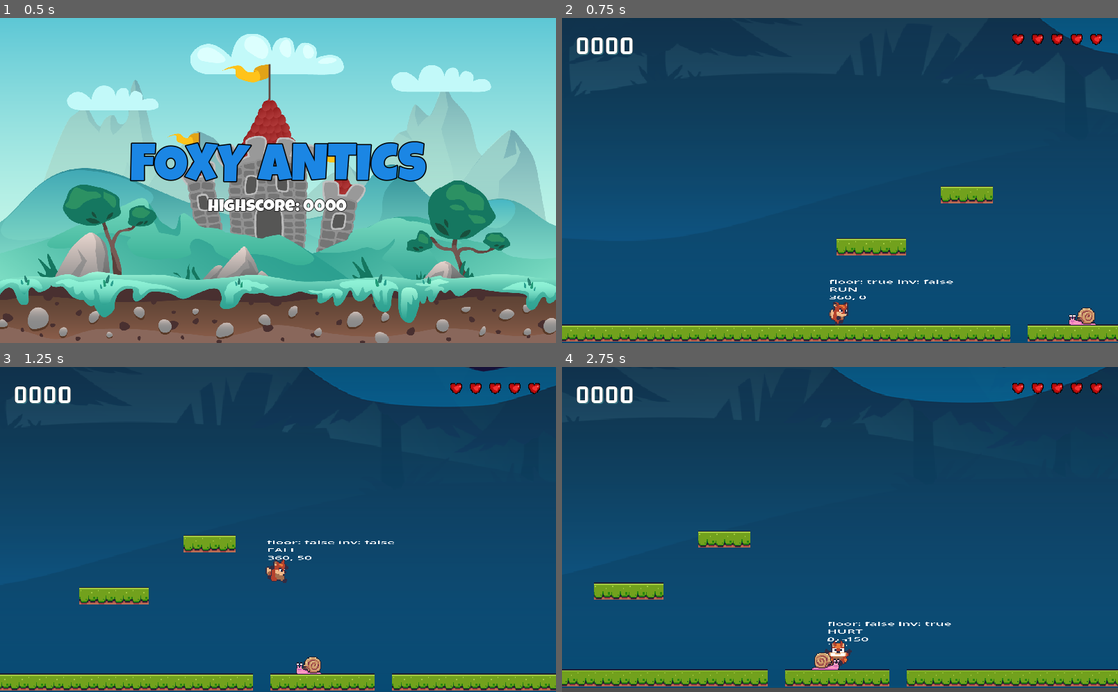
Above: before the commit, frames 1-4 (two rows, left to right).
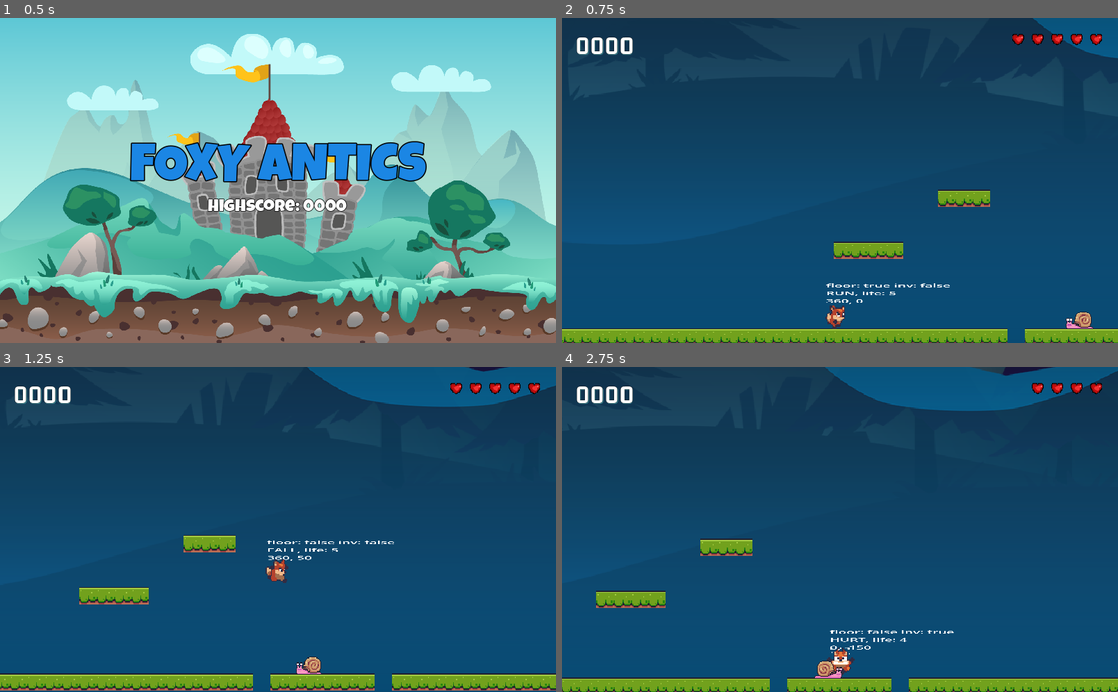
Above: after the commit, the same moments.

Repository: bluewind109/Foxy-Antics
Game: Godot game, scene res://main/main.tscn
Same seed, same stepped clock (60 frames per second), same inputs: the game is played once before the commit and once after it.
Inputs:
- Up to frame 1 (0.5 s): no input
- Up to frame 2 (0.75 s): tap Enter at 0.5 s; hold Right (right) from 0.53 s (still down); tap Space (jump) at 0.6 s
- Up to frame 3 (1.25 s): keep holding Right (right); tap Space (jump) at 0.77, 1.07 s
- Up to frame 4 (2.75 s): tap Ctrl (shoot) at 1.35 s; tap Space (jump) at 1.52, 1.55, 1.82, 2.1 s; release Right (right) at 2.03 s; hold Left (left) from 2.03 s (still down)

Frame 1 is identical in both runs. In frame 2, 5.6% of the frame differs, in the area x 0-100%, y 0-100%; in frame 3, less than 0.1%; in frame 4, 9.9%.

Commit message:
Implement health system

Diff:
--- a/hud/hud.gd
+++ b/hud/hud.gd
@@ -3,11 +3,16 @@
 @onready var end_screen = $EndScreen
 @onready var vb_level_complete = $EndScreen/VB_LevelComplete
 @onready var vb_game_over = $EndScreen/VB_GameOver
+@onready var hb_hearts = $MC/HB/HB_Hearts
+
+var _hearts: Array
 
 # Called when the node enters the scene tree for the first time.
 func _ready():
+	_hearts = hb_hearts.get_children()
 	SignalManager.on_level_complete.connect(on_level_complete)
 	SignalManager.on_game_over.connect(on_game_over)
+	SignalManager.on_player_hit.connect(on_player_hit)
 
 
 # Called every frame. 'delta' is the elapsed time since the previous frame.
@@ -30,6 +35,11 @@
 	vb_level_complete.visible = true
 
 
+func on_player_hit(lives: int) -> void:
+	for life in range(_hearts.size()):
+		_hearts[life].visible = lives > life
+
+
 func on_game_over() -> void:
 	show_hud()
 	vb_game_over.visible = true
--- a/hud/hud.tscn
+++ b/hud/hud.tscn
@@ -38,40 +38,40 @@
 label_settings = ExtResource("1_fii4c")
 vertical_alignment = 1
 
-[node name="HB" type="HBoxContainer" parent="MC/HB"]
+[node name="HB_Hearts" type="HBoxContainer" parent="MC/HB"]
 layout_mode = 2
 size_flags_horizontal = 4
 size_flags_vertical = 0
 
-[node name="L1" type="TextureRect" parent="MC/HB/HB"]
+[node name="L1" type="TextureRect" parent="MC/HB/HB_Hearts"]
 layout_mode = 2
 size_flags_horizontal = 0
 size_flags_vertical = 0
 texture = ExtResource("2_lw83m")
 stretch_mode = 5
 
-[node name="L2" type="TextureRect" parent="MC/HB/HB"]
+[node name="L2" type="TextureRect" parent="MC/HB/HB_Hearts"]
 layout_mode = 2
 size_flags_horizontal = 0
 size_flags_vertical = 0
 texture = ExtResource("2_lw83m")
 stretch_mode = 5
 
-[node name="L3" type="TextureRect" parent="MC/HB/HB"]
+[node name="L3" type="TextureRect" parent="MC/HB/HB_Hearts"]
 layout_mode = 2
 size_flags_horizontal = 0
 size_flags_vertical = 0
 texture = ExtResource("2_lw83m")
 stretch_mode = 5
 
-[node name="L4" type="TextureRect" parent="MC/HB/HB"]
+[node name="L4" type="TextureRect" parent="MC/HB/HB_Hearts"]
 layout_mode = 2
 size_flags_horizontal = 0
 size_flags_vertical = 0
 texture = ExtResource("2_lw83m")
 stretch_mode = 5
 
-[node name="L5" type="TextureRect" parent="MC/HB/HB"]
+[node name="L5" type="TextureRect" parent="MC/HB/HB_Hearts"]
 layout_mode = 2
 size_flags_horizontal = 0
 size_flags_vertical = 0
--- a/player/player.gd
+++ b/player/player.gd
@@ -21,9 +21,10 @@
 enum PLAYER_STATE { IDLE, RUN, JUMP, FALL, HURT }
 var _state = PLAYER_STATE.IDLE
 var _invincible: bool = false
+var _life: int = 5
 
 func _ready():
-	pass
+	SignalManager.on_player_hit.emit(_life)
 
 
 func _physics_process(delta):
@@ -40,11 +41,13 @@
 
 
 func update_debug_label() -> void:
-	debug_label.text = "floor: %s inv: %s\n%s\n%.0f, %.0f " % [
+	debug_label.text = "floor: %s inv: %s" % [
 		is_on_floor(), _invincible,
-		PLAYER_STATE.keys()[_state],
-		velocity.x, velocity.y
 	]
+	debug_label.text += "\n%s, life: %s" % [
+		PLAYER_STATE.keys()[_state], _life
+	]
+	debug_label.text += "\n%.0f, %.0f" % [velocity.x, velocity.y]
 
 
 func shoot() -> void:
@@ -116,7 +119,6 @@
 	animation_player.play("hurt")
 	velocity = HURT_JUMP_VELOCITY
 	hurt_timer.start()
-	SignalManager.on_player_hit.emit(0)
 
 
 func go_invincible() -> void:
@@ -125,8 +127,21 @@
 	invincible_timer.start()
 
 
+func reduce_life() -> bool:
+	_life -= 1
+	SignalManager.on_player_hit.emit(_life)
+	if (_life <= 0):
+		SignalManager.on_game_over.emit()
+		set_physics_process(false)
+		return false
+	else:
+		return true
+
+
 func apply_hit() -> void:
 	if (_invincible == true): return
+
+	if (reduce_life() == false): return
 
 	go_invincible()
 	set_state(PLAYER_STATE.HURT)
--- a/player/player.tscn
+++ b/player/player.tscn
@@ -210,7 +210,7 @@
 }
 
 [node name="InvincibleTimer" type="Timer" parent="."]
-wait_time = 3.0
+wait_time = 1.5
 one_shot = true
 
 [node name="HurtTimer" type="Timer" parent="."]
--- a/player_camera/player_camera.gd
+++ b/player_camera/player_camera.gd
@@ -7,6 +7,7 @@
 func _ready():
 	set_process(false)
 	SignalManager.on_player_hit.connect(on_player_hit)
+	SignalManager.on_game_over.connect(on_game_over)
 
 
 func _process(_delta):
@@ -25,10 +26,18 @@
 	shake_timer.start()
 
 
+func reset_camera() -> void:
+	set_process(false)
+	offset = Vector2.ZERO
+
+
 func on_player_hit(_lives: int) -> void:
 	shake()
 
 
+func on_game_over() -> void:
+	reset_camera()
+
+
 func _on_shake_timer_timeout():
-	set_process(false)
-	offset = Vector2.ZERO
+	reset_camera()
